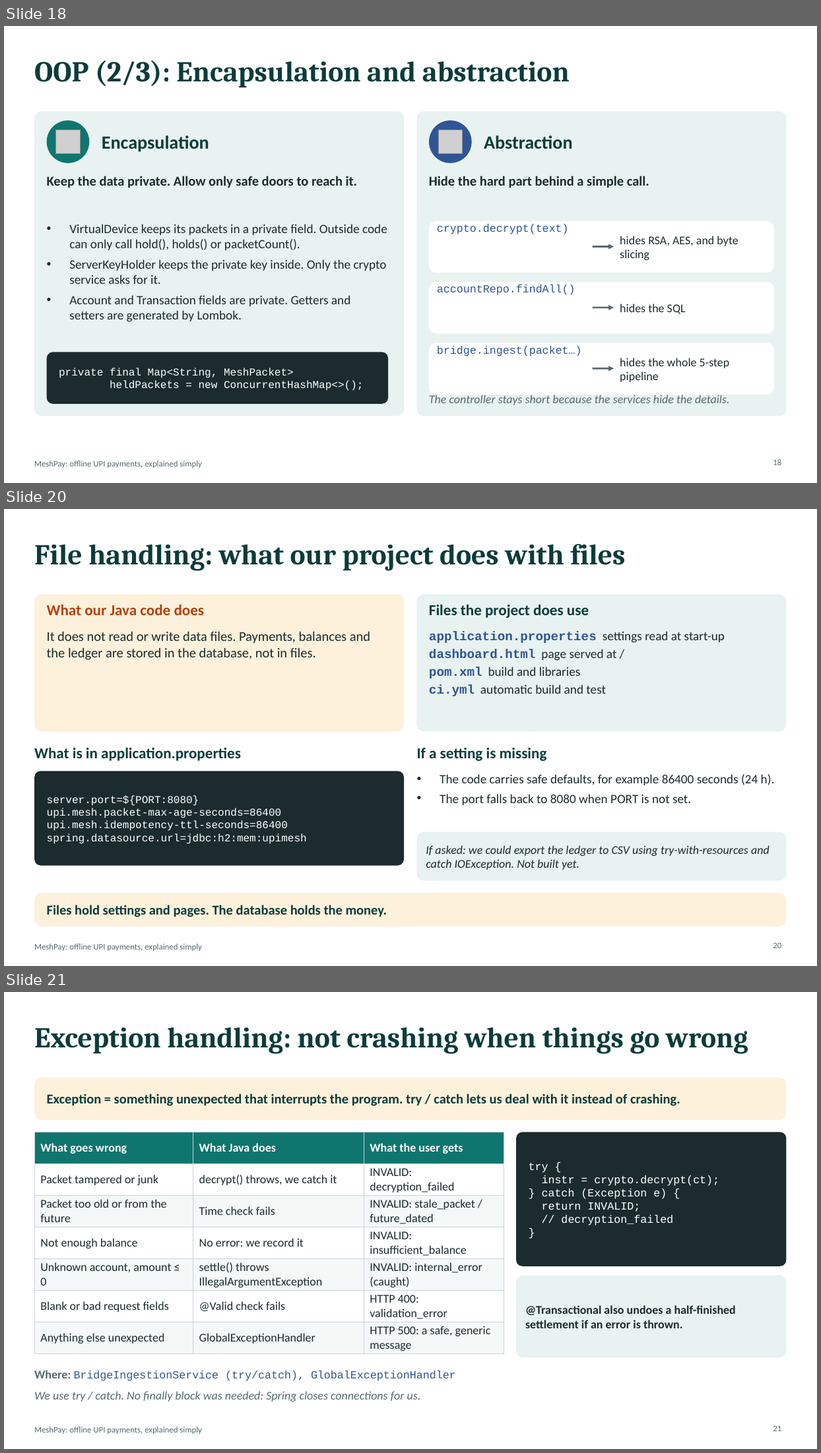
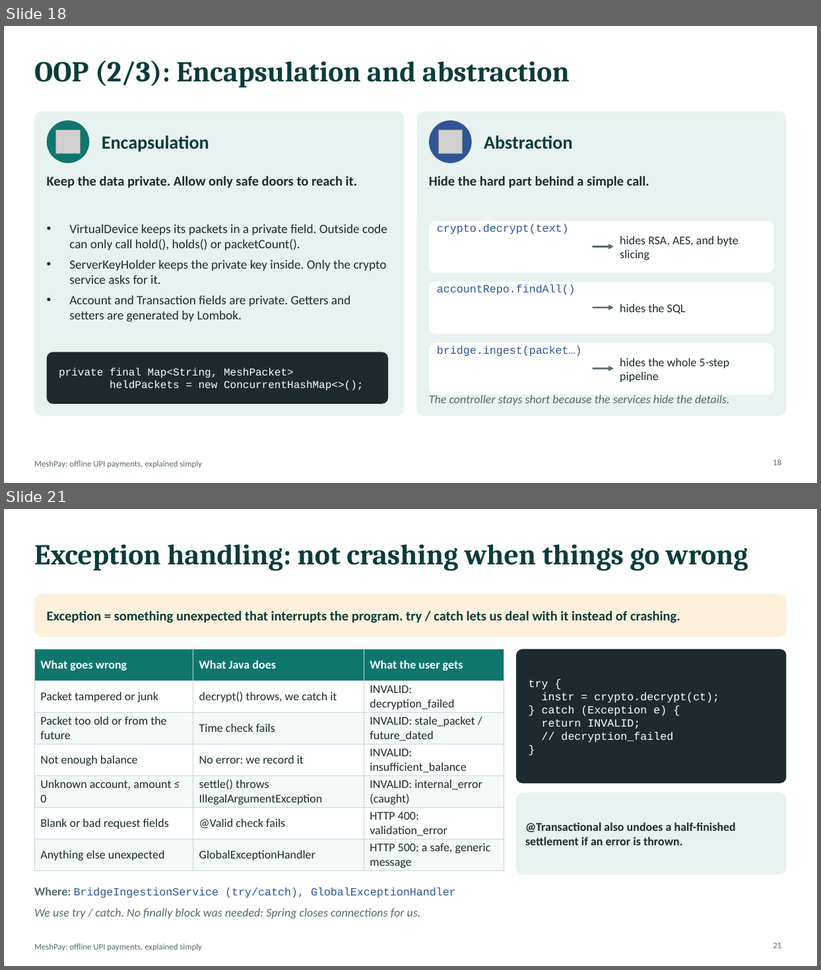
Before and after one commit to shaswatnaman/upi-offline-mesh, a slide deck: docs/MeshPay_Presentation.pptx. Shown one above the other, each under a label of ours: slides 18, 20 and 21 before the commit, slides 18 and 21 after it; the slides between them are not shown. The pictures are 821x1453 and 821x970 pixels, drawn with LibreOffice and Linux fonts; fonts in the diff are those of the drawing; grey boxes stand for pictures. Boxes give left, top, right and bottom in pixels: in the first picture for what was removed or moved away, otherwise in the second. Text is boxed around its words. In the diff, an @@ line names an element or a change of style, - is before the commit and + after.

```diff
--- a/docs/MeshPay_Presentation.pptx
+++ b/docs/MeshPay_Presentation.pptx
@@ slide 20 removed at (x1=4, y1=509, x2=817, y2=966), background #FFFFFF; not listed: 1 template element that a slide beside it also shows @@
@@ title removed at (x1=34, y1=544, x2=625, y2=571) @@
-File handling: what our project does with files
@@ rounded rectangle removed at (x1=34, y1=594, x2=404, y2=731) @@
@@ text removed at (x1=47, y1=604, x2=205, y2=615) @@
-What our Java code does
@@ rounded rectangle removed at (x1=417, y1=594, x2=787, y2=731) @@
@@ text removed at (x1=429, y1=604, x2=589, y2=618) @@
-Files the project does use
@@ text removed at (x1=47, y1=631, x2=370, y2=660) @@
-It does not read or write data files. Payments, balances and the ledger are stored in the database, not in files.
@@ text removed at (x1=429, y1=631, x2=725, y2=696) @@
-application.properties settings read at start-up
-dashboard.html page served at /
-pom.xml build and libraries
-ci.yml automatic build and test
@@ text removed at (x1=34, y1=747, x2=241, y2=761) @@
-What is in application.properties
@@ text removed at (x1=417, y1=748, x2=547, y2=761) @@
-If a setting is missing
@@ rounded rectangle removed at (x1=34, y1=771, x2=404, y2=866) @@
@@ text removed at (x1=440, y1=774, x2=775, y2=805) @@
-• The code carries safe defaults, for example 86400 seconds (24 h).
-• The port falls back to 8080 when PORT is not set.
@@ text removed at (x1=47, y1=795, x2=307, y2=844) @@
-server.port=${PORT:8080}
-upi.mesh.packet-max-age-seconds=86400
-upi.mesh.idempotency-ttl-seconds=86400
-spring.datasource.url=jdbc:h2:mem:upimesh
@@ rounded rectangle removed at (x1=417, y1=832, x2=787, y2=881) @@
@@ text removed at (x1=426, y1=846, x2=770, y2=870) @@
-If asked: we could export the ledger to CSV using try-with-resources and catch IOException. Not built yet.
@@ rounded rectangle removed at (x1=34, y1=893, x2=787, y2=927) @@
@@ text removed at (x1=47, y1=905, x2=387, y2=918) @@
-Files hold settings and pages. The database holds the money.
@@ page number removed at (x1=773, y1=943, x2=781, y2=949) @@
-20
```
Also in this commit, not shown: 9 slides changed, 3 slides added, 2 other slides removed, 1 other file.
